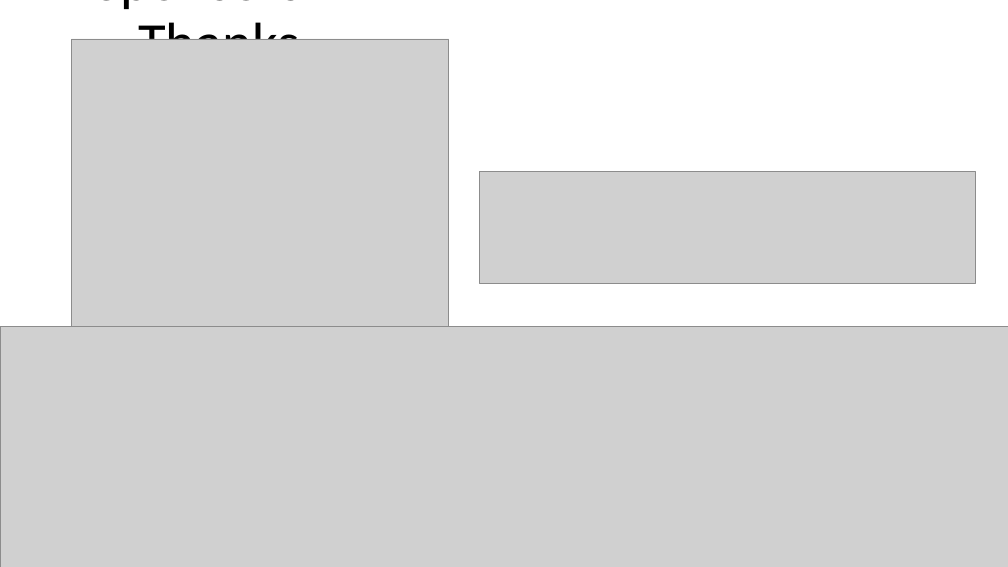
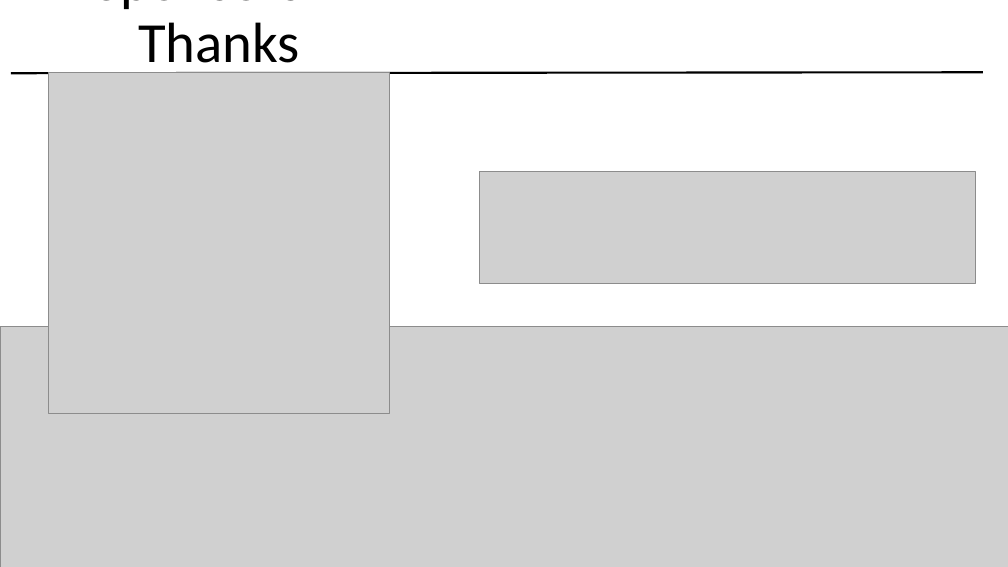
Before and after one commit to smcallister594/memugscotland, a slide deck: slide 2 of MEMUGScotland-Resources/Slides/31st-August-2022.pptx (slide 3 before the commit). Drawn at 1008x567 pixels with LibreOffice and Linux fonts; fonts in the diff are those of the drawing; grey boxes stand for pictures. Boxes give left, top, right and bottom in pixels: in the first picture for what was removed or moved away, otherwise in the second. Text is boxed around its words. In the diff, an @@ line names an element or a change of style, - is before the commit and + after.

```diff
--- a/MEMUGScotland-Resources/Slides/31st-August-2022.pptx
+++ b/MEMUGScotland-Resources/Slides/31st-August-2022.pptx
@@ line added from (11, 73) to (983, 73), #000000 2 pt @@
@@ picture: place and size @@
-picture at [72,39,449,416]
+picture at [48,73,389,414]
```
Also in this commit, not shown: 3 other slides changed, 3 slides added, 5 other files.
